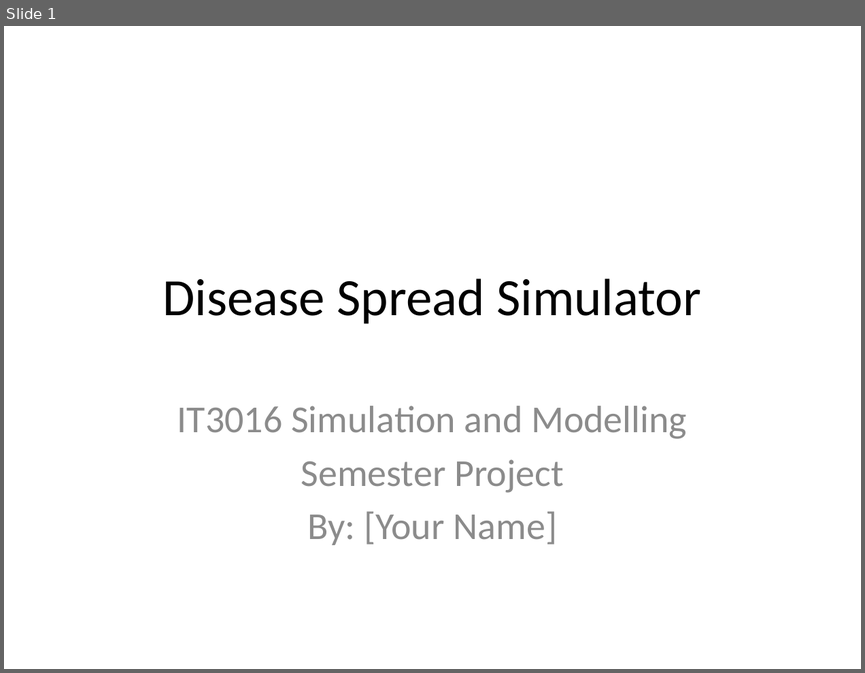
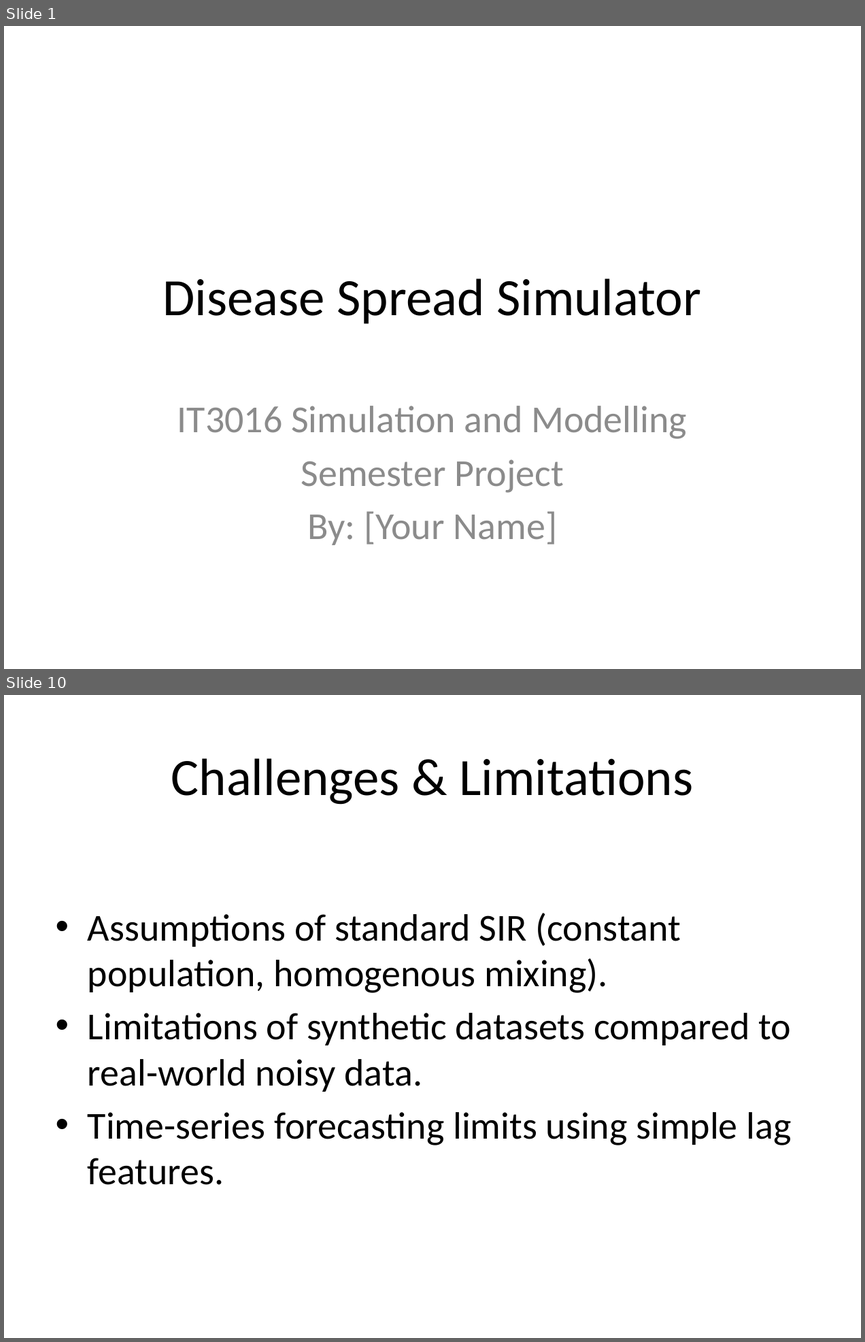
Before and after one commit to Huzyefahwasim/Disease-spread-, a slide deck: docs/Presentation_Slides.pptx. Shown one above the other, each under a label of ours: slide 1 before the commit, slides 1 and 10 after it; the slides between them are not shown. The pictures are 865x673 and 865x1342 pixels, drawn with LibreOffice and Linux fonts; fonts in the diff are those of the drawing. Boxes give left, top, right and bottom in pixels: in the first picture for what was removed or moved away, otherwise in the second. Text is boxed around its words. In the diff, an @@ line names an element or a change of style, - is before the commit and + after.

```diff
--- a/docs/Presentation_Slides.pptx
+++ b/docs/Presentation_Slides.pptx
@@ slide 10 added at (x1=4, y1=695, x2=861, y2=1338), background #FFFFFF @@
@@ title added at (x1=171, y1=758, x2=693, y2=804), 44 pt, text #000000 @@
+Challenges & Limitations
@@ text added at (x1=88, y1=913, x2=791, y2=1185), 32 pt, text #000000 @@
+• Assumptions of standard SIR (constant population, homogenous mixing).
+• Limitations of synthetic datasets compared to real-world noisy data.
+• Time-series forecasting limits using simple lag features.
```
Also in this commit, not shown: 5 slides changed, 5 other slides added, 1 slide removed.
